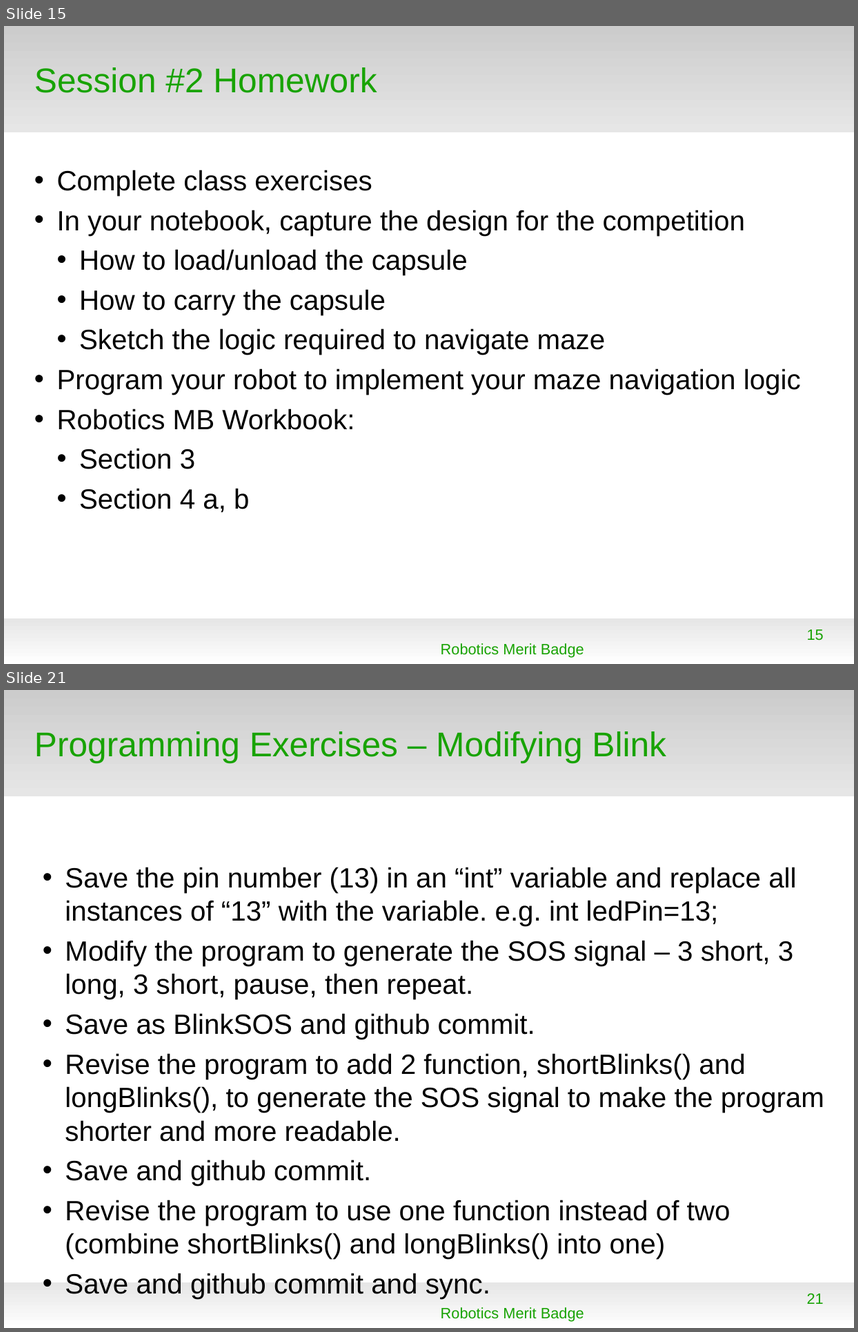
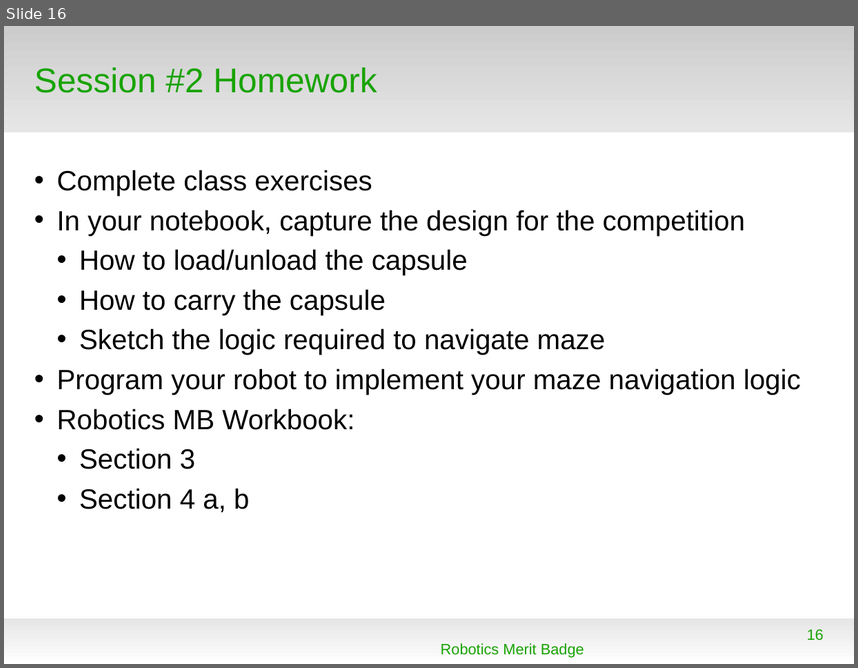
Before and after one commit to spiderman-2099/RoboticsMB, a slide deck: doc/RMB_Session2.odp. Shown one above the other, each under a label of ours: slides 15 and 21 before the commit, slide 16 after it; the slides between them are not shown. The pictures are 858x1332 and 858x668 pixels, drawn with LibreOffice and Linux fonts; fonts in the diff are those of the drawing; background and template pictures are left out. Boxes give left, top, right and bottom in pixels: in the first picture for what was removed or moved away, otherwise in the second. Text is boxed around its words. In the diff, an @@ line names an element or a change of style, - is before the commit and + after.

```diff
--- a/doc/RMB_Session2.odp
+++ b/doc/RMB_Session2.odp
@@ slide 21 removed at (x1=4, y1=690, x2=854, y2=1328), background #FFFFFF; not listed: 2 template elements that a slide beside it also shows @@
@@ title removed at (x1=34, y1=731, x2=666, y2=763) @@
-Programming Exercises – Modifying Blink
@@ text removed at (x1=65, y1=867, x2=824, y2=1259) @@
-• Save the pin number (13) in an “int” variable and replace all instances of “13” with the variable. e.g. int ledPin=13;
-• Modify the program to generate the SOS signal – 3 short, 3 long, 3 short, pause, then repeat.
-• Save as BlinkSOS and github commit.
-• Revise the program to add 2 function, shortBlinks() and longBlinks(), to generate the SOS signal to make the program shorter and more readable.
-• Save and github commit.
-• Revise the program to use one function instead of two (combine shortBlinks() and longBlinks() into one)
-• Save and github commit and sync.
@@ text removed at (x1=441, y1=1307, x2=584, y2=1321) @@
-Robotics Merit Badge
@@ page number removed at (x1=807, y1=1293, x2=824, y2=1303) @@
-21
@@ what was slide 15 is now slide 16 @@
@@ page number at (x1=807, y1=629, x2=824, y2=639): text changed @@
-15
+16
```
Also in this commit, not shown: 1 slide changed, 1 slide added, 11 other slides removed, 2 other files.
